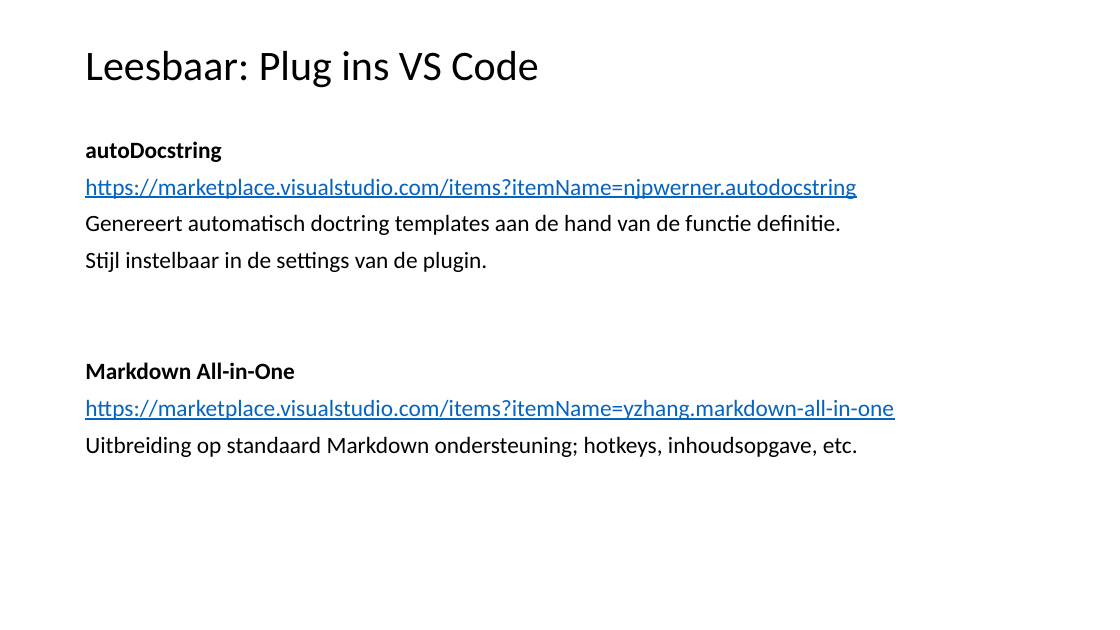
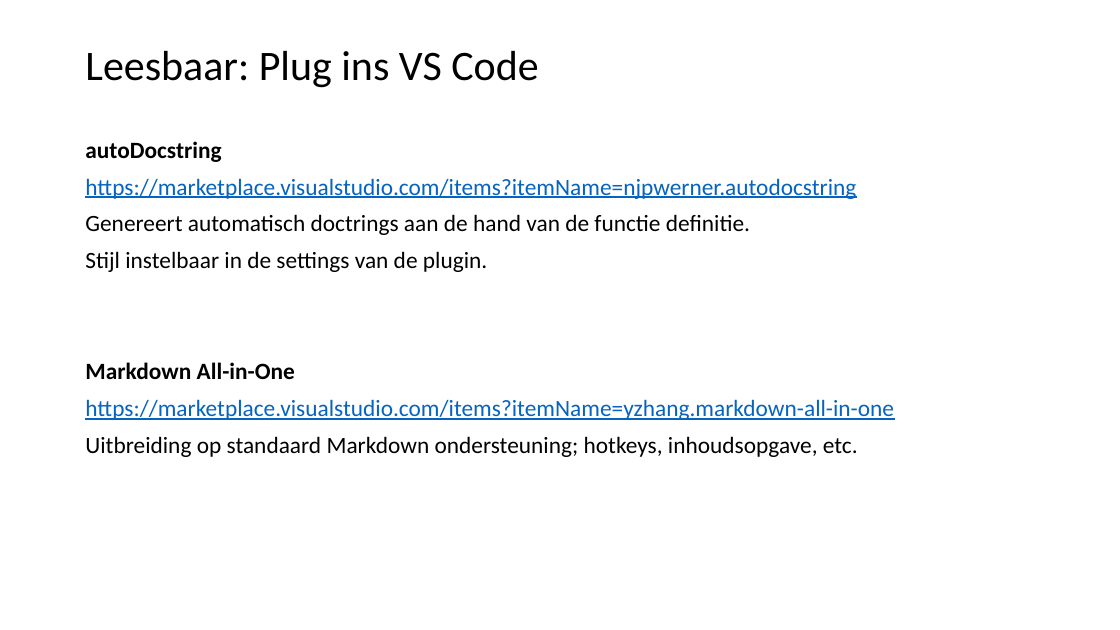
Before and after one commit to LFKoning/knowledge-sharing, a slide deck: slide 9 of python_trainees/2_production_code/python_traineeship_2.pptx (slide 11 before the commit). Drawn at 1120x630 pixels with LibreOffice and Linux fonts; fonts in the diff are those of the drawing. Boxes give left, top, right and bottom in pixels: in the first picture for what was removed or moved away, otherwise in the second. Text is boxed around its words. In the diff, an @@ line names an element or a change of style, - is before the commit and + after.

```diff
--- a/python_trainees/2_production_code/python_traineeship_2.pptx
+++ b/python_trainees/2_production_code/python_traineeship_2.pptx
@@ text at (85, 214, 750, 235): text changed @@
-Genereert automatisch doctring templates aan de hand van de functie definitie.
+Genereert automatisch doctrings aan de hand van de functie definitie.
```
Also in this commit, not shown: 15 other slides changed, 3 slides added, 4 slides removed, 9 other files.
